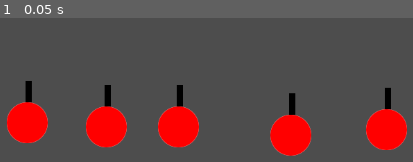
Above: before the commit, frame 1.
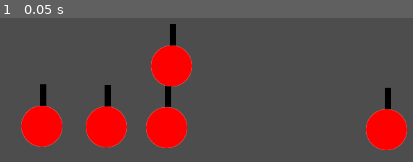
Above: after the commit, the same moment.

Repository: bthaus/Tea-Rex
Game: Godot game, scene res://main_scene.tscn
The game is run twice, just before and just after one commit, with the same random seed, the same clock (stepped at 60 frames per second) and the same inputs.
Inputs:
- Up to frame 1 (0.05 s): no input

The runs differ from the first frame. In frame 1, 10% of the frame differs, in the area x 1-76%, y 4-96%.

Commit message:
added simple sounds

Diff:
--- a/TurretScripts/Projectiles/Projectile.gd
+++ b/TurretScripts/Projectiles/Projectile.gd
@@ -9,6 +9,7 @@
 	pass # Replace with function body.
 
 func shoot(target,damage):
+	$AudioStreamPlayer2D.play();
 	self.damage=damage;
 	direction=(target.global_position-self.global_position).normalized();
 	global_rotation=direction.angle() + PI / 2.0
--- a/TurretScripts/Projectiles/RED_projectile.tscn
+++ b/TurretScripts/Projectiles/RED_projectile.tscn
@@ -1,7 +1,8 @@
-[gd_scene load_steps=4 format=3 uid="uid://dhqh1n7m1dlpt"]
+[gd_scene load_steps=5 format=3 uid="uid://dhqh1n7m1dlpt"]
 
 [ext_resource type="Script" path="res://TurretScripts/Projectiles/Projectile.gd" id="1_cdt2x"]
 [ext_resource type="Texture2D" uid="uid://c76tx8eiqiob3" path="res://Assets/Turrets/Projectiles/RED_projectile.png" id="2_jpt7y"]
+[ext_resource type="AudioStream" uid="uid://b48r3rrw2qhm1" path="res://Sounds/Soundeffects/Shot.wav" id="3_422yq"]
 
 [sub_resource type="CapsuleShape2D" id="CapsuleShape2D_ep7yo"]
 radius = 4.0
@@ -21,4 +22,7 @@
 position = Vector2(-2, -2)
 shape = SubResource("CapsuleShape2D_ep7yo")
 
+[node name="AudioStreamPlayer2D" type="AudioStreamPlayer2D" parent="."]
+stream = ExtResource("3_422yq")
+
 [connection signal="area_entered" from="Area2D" to="." method="_on_area_2d_area_entered"]
--- a/main_scene.tscn
+++ b/main_scene.tscn
@@ -1,24 +1,31 @@
-[gd_scene load_steps=3 format=3 uid="uid://ct8v030fwp2gh"]
+[gd_scene load_steps=4 format=3 uid="uid://ct8v030fwp2gh"]
 
 [ext_resource type="PackedScene" uid="uid://cdrytflh1sqcx" path="res://TurretScripts/turretbase.tscn" id="1_eo6a4"]
 [ext_resource type="PackedScene" uid="uid://cq7fvblvncfxh" path="res://monster.tscn" id="2_g6fes"]
+[ext_resource type="AudioStream" uid="uid://d3elhp46kr0sn" path="res://Sounds/Music/background4.wav" id="3_avl3y"]
 
 [node name="MainScene" type="Node2D"]
 
 [node name="Turret" parent="." instance=ExtResource("1_eo6a4")]
-position = Vector2(465, 415)
+position = Vector2(448, 416)
 
 [node name="Turret2" parent="." instance=ExtResource("1_eo6a4")]
 position = Vector2(361, 415)
 
 [node name="Turret3" parent="." instance=ExtResource("1_eo6a4")]
-position = Vector2(627, 427)
+position = Vector2(455, 327)
 
 [node name="Turret4" parent="." instance=ExtResource("1_eo6a4")]
-position = Vector2(247, 409)
+position = Vector2(268, 414)
 
 [node name="Turret5" parent="." instance=ExtResource("1_eo6a4")]
 position = Vector2(765, 419)
 
 [node name="Monster" parent="." instance=ExtResource("2_g6fes")]
 position = Vector2(-624, 180)
+
+[node name="AudioListener2D" type="AudioListener2D" parent="."]
+
+[node name="MusicPlayer" type="AudioStreamPlayer2D" parent="."]
+stream = ExtResource("3_avl3y")
+autoplay = true
--- a/monster.gd
+++ b/monster.gd
@@ -10,7 +10,7 @@
 	pass # Replace with function body.
 
 func hit(color:Stats.TurretColor,damage,type="default"):
-
+	$AudioStreamPlayer2D.play();
 	pass;
 # Called every frame. 'delta' is the elapsed time since the previous frame.
 func _process(delta):
--- a/monster.tscn
+++ b/monster.tscn
@@ -1,6 +1,7 @@
-[gd_scene load_steps=3 format=3 uid="uid://cq7fvblvncfxh"]
+[gd_scene load_steps=4 format=3 uid="uid://cq7fvblvncfxh"]
 
 [ext_resource type="Script" path="res://monster.gd" id="1_g1k27"]
+[ext_resource type="AudioStream" uid="uid://bxe1kduqy6i72" path="res://Sounds/Soundeffects/hitBullet.wav" id="2_dx8hp"]
 
 [sub_resource type="CircleShape2D" id="CircleShape2D_wsh3g"]
 radius = 32.0
@@ -13,3 +14,6 @@
 
 [node name="Hitboxshape" type="CollisionShape2D" parent="Hitbox"]
 shape = SubResource("CircleShape2D_wsh3g")
+
+[node name="AudioStreamPlayer2D" type="AudioStreamPlayer2D" parent="."]
+stream = ExtResource("2_dx8hp")
Not shown, added: Sounds/Music/BossBattleMusicFull.wav.import
Not shown, added: Sounds/Music/background1.wav.import
Not shown, added: Sounds/Music/background2.wav.import
Not shown, added: Sounds/Music/background3.wav.import
Not shown, added: Sounds/Music/background4.wav.import
Not shown, added: Sounds/Music/background5.wav.import
Not shown, added: Sounds/Music/background6.wav.import
Not shown, added: Sounds/Soundeffects/Shot.wav.import
Not shown, added: Sounds/Soundeffects/hitBullet.wav.import
Not shown, added: Sounds/Music/BossBattleMusicFull.wav
Not shown, added: Sounds/Music/background1.wav
Not shown, added: Sounds/Music/background2.wav
(and 6 more such lines)
